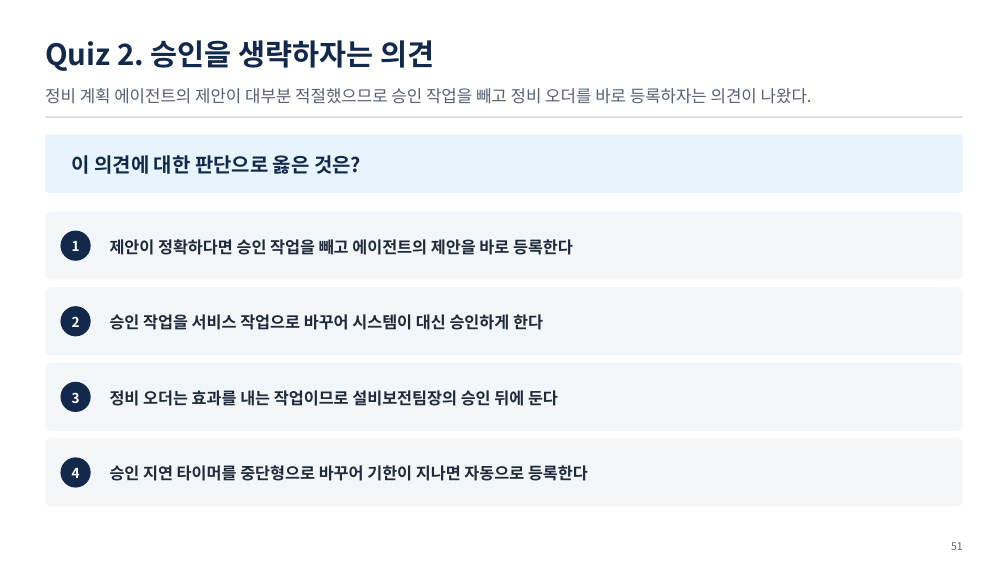
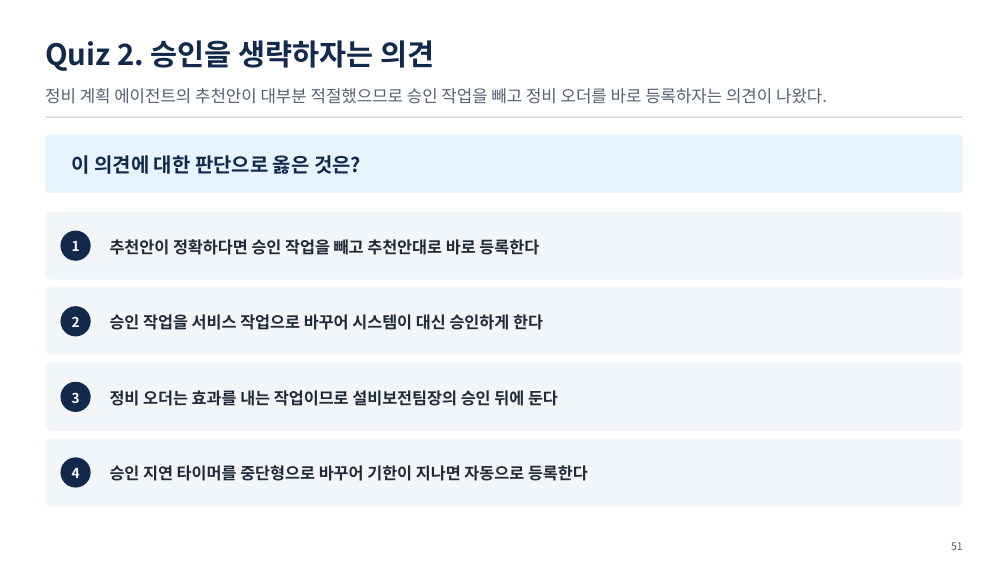
Before and after one commit to uengine-oss/hyd-iot-edu, a slide deck: slide 51 of docs/교재/통합반_오프라인/10회차/통합반_오프라인_10회차.pptx. Drawn at 1008x567 pixels with LibreOffice and Linux fonts; fonts in the diff are those of the drawing. Boxes give left, top, right and bottom in pixels: in the first picture for what was removed or moved away, otherwise in the second. Text is boxed around its words. In the diff, an @@ line names an element or a change of style, - is before the commit and + after.

```diff
--- a/docs/교재/통합반_오프라인/10회차/통합반_오프라인_10회차.pptx
+++ b/docs/교재/통합반_오프라인/10회차/통합반_오프라인_10회차.pptx
@@ text at (45, 88, 827, 104): text changed @@
-정비 계획 에이전트의 제안이 대부분 적절했으므로 승인 작업을 빼고 정비 오더를 바로 등록하자는 의견이 나왔다.
+정비 계획 에이전트의 추천안이 대부분 적절했으므로 승인 작업을 빼고 정비 오더를 바로 등록하자는 의견이 나왔다.
@@ text at (110, 239, 539, 255): text changed @@
-제안이 정확하다면 승인 작업을 빼고 에이전트의 제안을 바로 등록한다
+추천안이 정확하다면 승인 작업을 빼고 추천안대로 바로 등록한다
```
Also in this commit, not shown: 19 other slides changed, 2 slides added, 2 slides removed, 35 other files.
